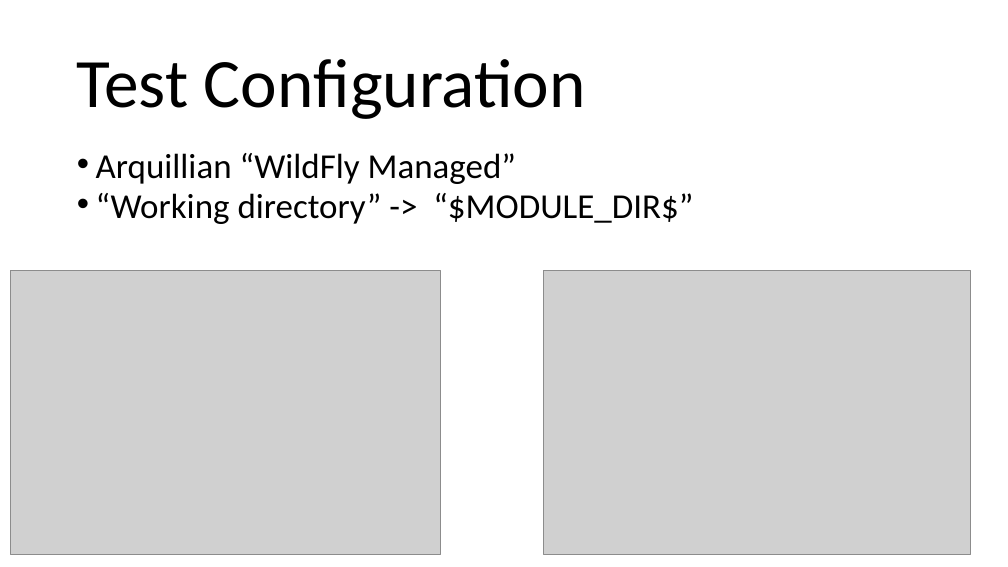
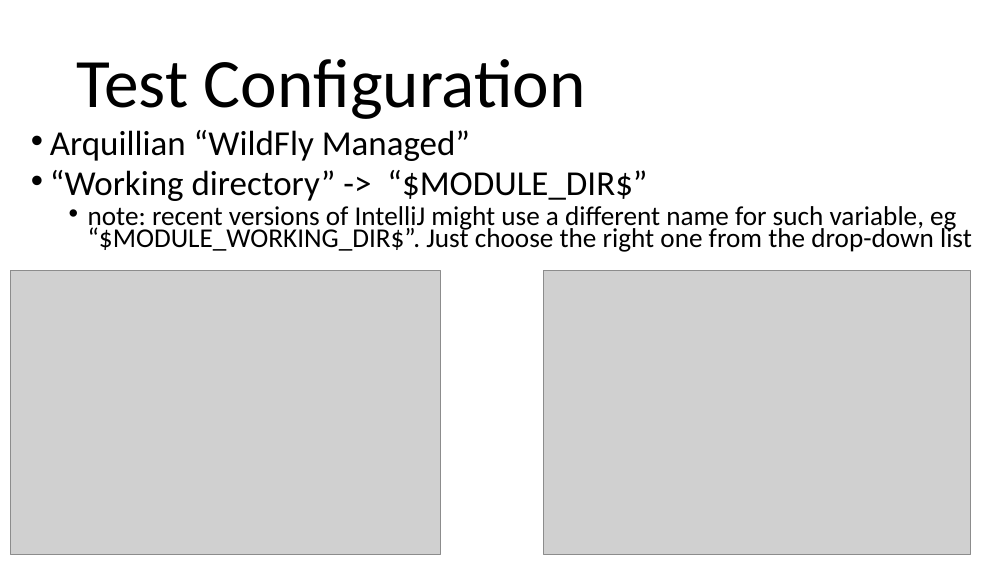
Before and after one commit to arcuri82/testing_security_development_enterprise_systems, a slide deck: slide 11 of doc/intro/slides/lesson_05_ejb.pptx. Drawn at 1008x567 pixels with LibreOffice and Linux fonts; fonts in the diff are those of the drawing; grey boxes stand for pictures. Boxes give left, top, right and bottom in pixels: in the first picture for what was removed or moved away, otherwise in the second. Text is boxed around its words. In the diff, an @@ line names an element or a change of style, - is before the commit and + after.

```diff
--- a/doc/intro/slides/lesson_05_ejb.pptx
+++ b/doc/intro/slides/lesson_05_ejb.pptx
@@ text "Arquillian “WildFly Managed”": place and size @@
-text "Arquillian “WildFly Managed”" at (96,153,693,224)
+text "Arquillian “WildFly Managed”" at (50,130,972,252)
@@ text at (88,206,972,252): paragraph added @@
+  • note: recent versions of IntelliJ might use a different name for such variable, eg “$MODULE_WORKING_DIR$”. Just choose the right one from the drop-down list
```
Also in this commit, not shown: 5 other slides changed, 1 slide added, 1 other file.
